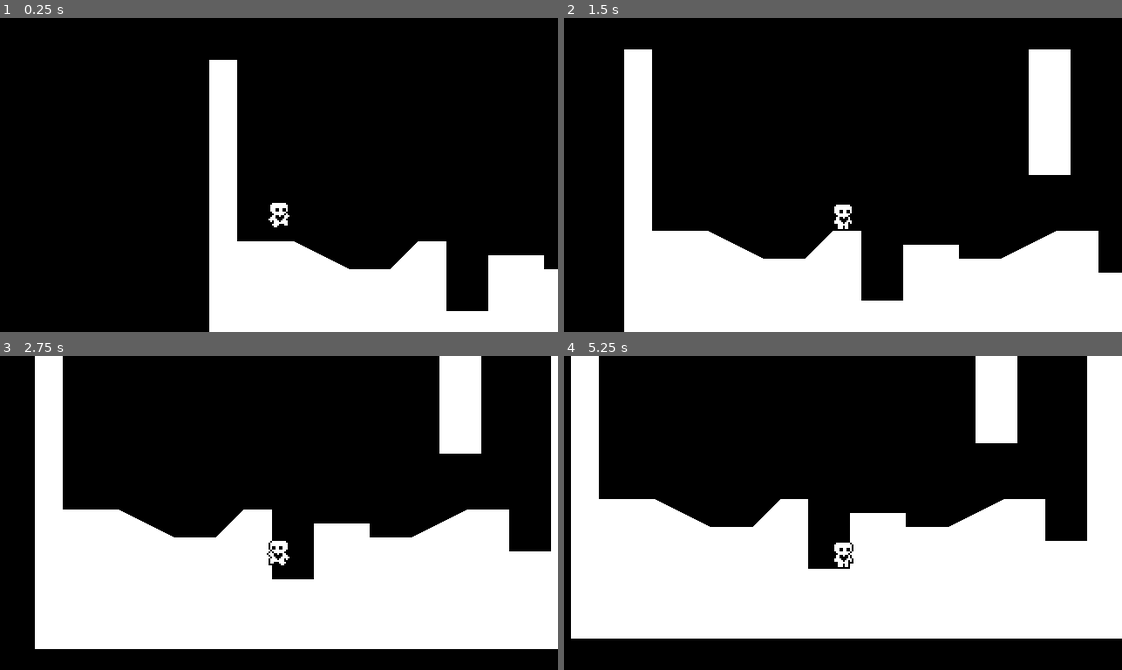
Above: before the commit, frames 1-4 (two rows, left to right).
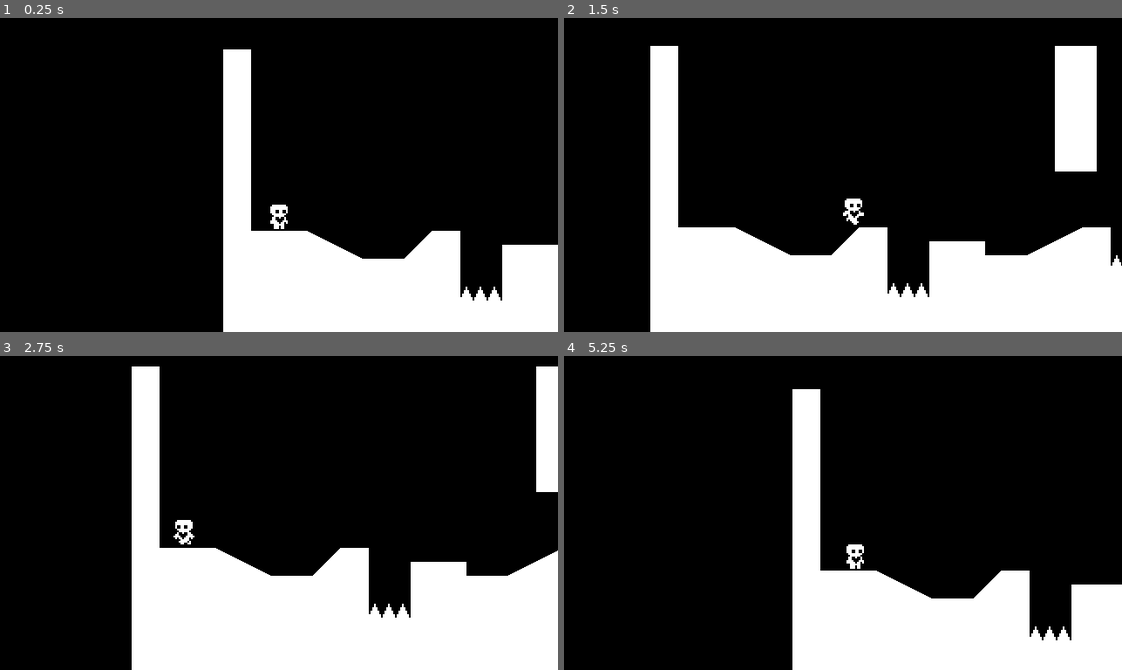
Above: after the commit, the same moments.

Repository: uheartbeast/Heart-Platformer-Godot-4
Game: Godot game, scene res://world.tscn
The game is run twice, just before and just after one commit, with the same random seed, the same clock (stepped at 60 frames per second) and the same inputs.
Inputs:
- Up to frame 1 (0.25 s): no input
- Up to frame 2 (1.5 s): hold Right (ui_right) from 0.53 s (still down); tap Up (ui_up) at 0.77 s
- Up to frame 3 (2.75 s): tap Up (ui_up) at 1.52 s; release Right (ui_right) at 2.03 s; hold Left (ui_left) from 2.03 s (still down)
- Up to frame 4 (5.25 s): release Left (ui_left) at 2.78 s; hold Right (ui_right) 2.78-4.28 s; tap Up (ui_up) at 3.02, 3.77, 4.52 s; hold Left (ui_left) 4.28-5.03 s; hold Right (ui_right) from 5.03 s (still down)

The runs differ from the first frame. In frame 1, 6.8% of the frame differs, in the area x 37-100%, y 10-100%; in frame 2, 15%; in frame 3, 29%; in frame 4, 43%, in the area x 1-100%, y 0-100%.

Commit message:
Hazards + Collisions Layers/Masks
Fixed a bug with coyote jump and added spike hazards

Diff:
--- /dev/null
+++ b/hazard_area.tscn
@@ -0,0 +1,5 @@
+[gd_scene format=3 uid="uid://c4itr5hgm1hfr"]
+
+[node name="HazardArea" type="Area2D"]
+collision_layer = 4
+collision_mask = 0
--- a/player.gd
+++ b/player.gd
@@ -8,6 +8,7 @@
 
 @onready var animated_sprite_2d = $AnimatedSprite2D
 @onready var coyote_jump_timer = $CoyoteJumpTimer
+@onready var starting_position = global_position
 
 func _physics_process(delta):
 	apply_gravity(delta)
@@ -44,7 +45,7 @@
 	if is_on_floor() or coyote_jump_timer.time_left > 0.0:
 		if Input.is_action_just_pressed("ui_up"):
 			velocity.y = movement_data.jump_velocity
-	if not is_on_floor():
+	elif not is_on_floor():
 		if Input.is_action_just_released("ui_up") and velocity.y < movement_data.jump_velocity / 2:
 			velocity.y = movement_data.jump_velocity / 2
 
@@ -79,3 +80,6 @@
 
 	if not is_on_floor():
 		animated_sprite_2d.play("jump")
+
+func _on_hazard_detector_area_entered(area):
+	global_position = starting_position
--- a/player.tscn
+++ b/player.tscn
@@ -81,7 +81,11 @@
 [sub_resource type="RectangleShape2D" id="RectangleShape2D_delq7"]
 size = Vector2(8, 15)
 
+[sub_resource type="RectangleShape2D" id="RectangleShape2D_1anyu"]
+size = Vector2(6, 12)
+
 [node name="Player" type="CharacterBody2D"]
+collision_layer = 2
 floor_constant_speed = true
 floor_snap_length = 3.0
 script = ExtResource("1_1h0vt")
@@ -98,8 +102,20 @@
 shape = SubResource("RectangleShape2D_delq7")
 
 [node name="CoyoteJumpTimer" type="Timer" parent="."]
-wait_time = 0.15
+wait_time = 0.1
 one_shot = true
 
 [node name="Camera2D" type="Camera2D" parent="."]
 position = Vector2(0, -32)
+position_smoothing_enabled = true
+position_smoothing_speed = 10.0
+
+[node name="HazardDetector" type="Area2D" parent="."]
+collision_layer = 0
+collision_mask = 4
+
+[node name="CollisionShape2D" type="CollisionShape2D" parent="HazardDetector"]
+position = Vector2(0, -7)
+shape = SubResource("RectangleShape2D_1anyu")
+
+[connection signal="area_entered" from="HazardDetector" to="." method="_on_hazard_detector_area_entered"]
--- a/project.godot
+++ b/project.godot
@@ -23,6 +23,12 @@
 window/size/window_height_override=720
 window/stretch/mode="canvas_items"
 
+[layer_names]
+
+2d_physics/layer_1="World"
+2d_physics/layer_2="Player"
+2d_physics/layer_3="Hazards"
+
 [rendering]
 
 textures/canvas_textures/default_texture_filter=0
--- /dev/null
+++ b/spikes.tscn
@@ -0,0 +1,19 @@
+[gd_scene load_steps=3 format=3 uid="uid://6jsoqvcs8feb"]
+
+[ext_resource type="Texture2D" uid="uid://bery1gkgvet26" path="res://spikes.png" id="1_i6unm"]
+[ext_resource type="PackedScene" uid="uid://c4itr5hgm1hfr" path="res://hazard_area.tscn" id="2_aav8c"]
+
+[node name="Spikes" type="Node2D"]
+
+[node name="Sprite2D" type="Sprite2D" parent="."]
+position = Vector2(8, -8)
+texture = ExtResource("1_i6unm")
+
+[node name="HazardArea" parent="." instance=ExtResource("2_aav8c")]
+
+[node name="CollisionPolygon2D" type="CollisionPolygon2D" parent="HazardArea"]
+polygon = PackedVector2Array(0, 0, 3, -6, 4, -6, 7, 0)
+
+[node name="CollisionPolygon2D2" type="CollisionPolygon2D" parent="HazardArea"]
+position = Vector2(8, 0)
+polygon = PackedVector2Array(0, 0, 3, -6, 4, -6, 7, 0)
--- a/world.tscn
+++ b/world.tscn
@@ -1,7 +1,8 @@
-[gd_scene load_steps=4 format=3 uid="uid://dxev2igc1wpv5"]
+[gd_scene load_steps=5 format=3 uid="uid://dxev2igc1wpv5"]
 
 [ext_resource type="Script" path="res://world.gd" id="1_0p26b"]
 [ext_resource type="PackedScene" uid="uid://b3vkmfxunohh8" path="res://player.tscn" id="2_5i3lu"]
+[ext_resource type="PackedScene" uid="uid://6jsoqvcs8feb" path="res://spikes.tscn" id="3_2lkm3"]
 
 [sub_resource type="RectangleShape2D" id="RectangleShape2D_kn1tf"]
 size = Vector2(24, 72)
@@ -10,16 +11,18 @@
 script = ExtResource("1_0p26b")
 
 [node name="StaticBody2D" type="StaticBody2D" parent="."]
+collision_mask = 0
 
 [node name="CollisionPolygon2D" type="CollisionPolygon2D" parent="StaticBody2D"]
-polygon = PackedVector2Array(0, 0, 16, 0, 16, 104, 48, 104, 80, 120, 104, 120, 120, 104, 136, 104, 136, 144, 160, 144, 160, 112, 192, 112, 192, 120, 216, 120, 248, 104, 272, 104, 272, 128, 296, 128, 296, 0, 320, 0, 320, 176, 320, 184, 0, 184)
+polygon = PackedVector2Array(0, 0, 16, 0, 16, 104, 48, 104, 80, 120, 104, 120, 120, 104, 136, 104, 136, 144, 160, 144, 160, 112, 192, 112, 192, 120, 216, 120, 248, 104, 264, 104, 264, 128, 296, 128, 296, 0, 320, 0, 320, 176, 320, 184, 0, 184)
 
 [node name="Polygon2D" type="Polygon2D" parent="StaticBody2D/CollisionPolygon2D"]
 
 [node name="Player" parent="." instance=ExtResource("2_5i3lu")]
-position = Vector2(40, 72)
+position = Vector2(32, 104)
 
 [node name="StaticBody2D2" type="StaticBody2D" parent="."]
+collision_mask = 0
 
 [node name="CollisionShape2D" type="CollisionShape2D" parent="StaticBody2D2"]
 position = Vector2(244, 36)
@@ -29,3 +32,15 @@
 offset_left = 232.0
 offset_right = 256.0
 offset_bottom = 72.0
+
+[node name="Spikes" parent="." instance=ExtResource("3_2lkm3")]
+position = Vector2(136, 144)
+
+[node name="Spikes2" parent="." instance=ExtResource("3_2lkm3")]
+position = Vector2(144, 144)
+
+[node name="Spikes3" parent="." instance=ExtResource("3_2lkm3")]
+position = Vector2(264, 128)
+
+[node name="Spikes4" parent="." instance=ExtResource("3_2lkm3")]
+position = Vector2(280, 128)
Not shown: 1 places in player.tscn that only renumber resources
Binary file added: spikes.png
Not shown, added: spikes.png.import
